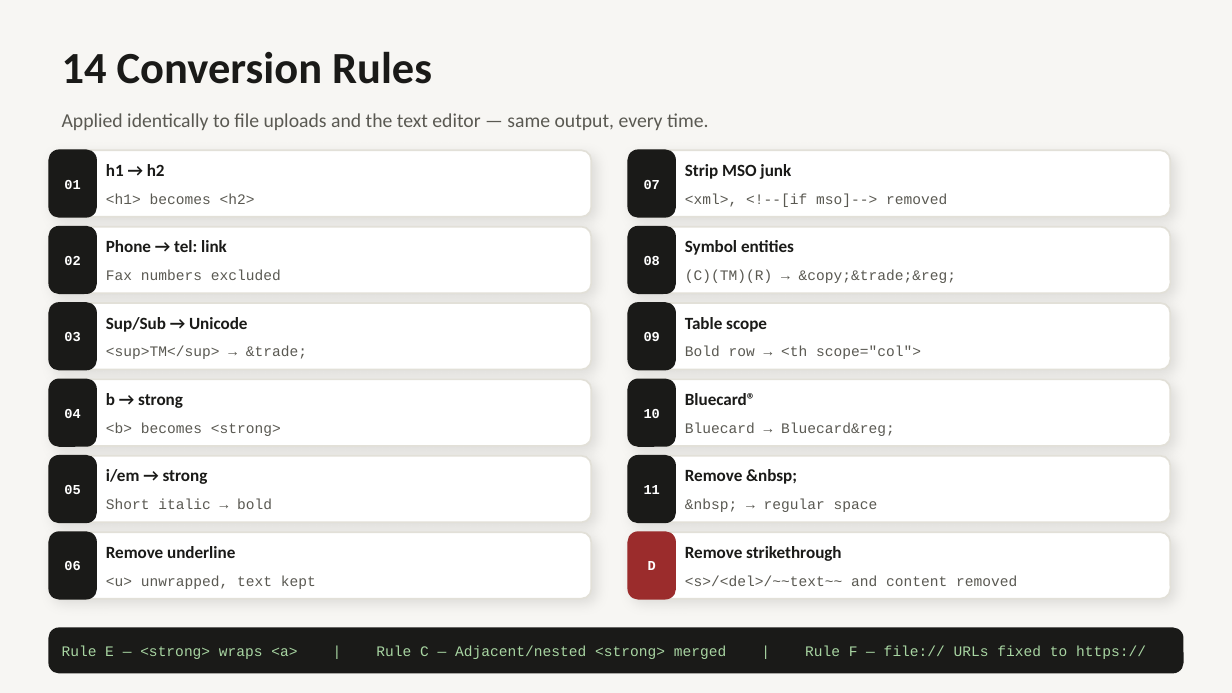
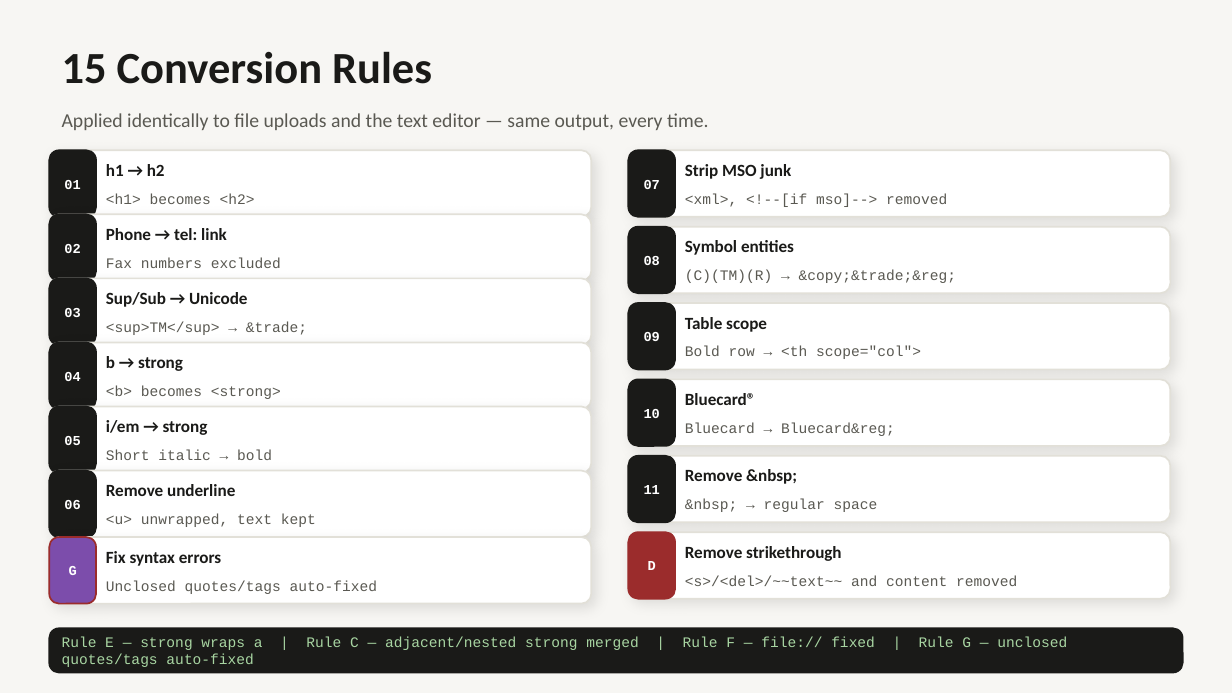
Before and after one commit to mckeyan2/docs-to-html-code, a slide deck: slide 4 of dochtml-demo.pptx. Drawn at 1232x693 pixels with LibreOffice and Linux fonts; fonts in the diff are those of the drawing. Boxes give left, top, right and bottom in pixels: in the first picture for what was removed or moved away, otherwise in the second. Text is boxed around its words. In the diff, an @@ line names an element or a change of style, - is before the commit and + after.

```diff
--- a/dochtml-demo.pptx
+++ b/dochtml-demo.pptx
@@ text at bbox=[62, 51, 432, 84]: text changed @@
-14 Conversion Rules
+15 Conversion Rules
@@ 2 rounded rectangles, 1 text: place and size @@
-2 rounded rectangles, 1 text at bbox=[49, 227, 591, 293]
+2 rounded rectangles, 1 text at bbox=[49, 214, 591, 281]
@@ text "Phone → tel: link": place and size @@
-text "Phone → tel: link" at bbox=[106, 240, 227, 252]
+text "Phone → tel: link" at bbox=[106, 228, 227, 240]
@@ text "Fax numbers excluded": place and size @@
-text "Fax numbers excluded" at bbox=[106, 269, 281, 280]
+text "Fax numbers excluded" at bbox=[106, 257, 281, 268]
@@ 3 texts, 2 rounded rectangles: place and size @@
-3 texts, 2 rounded rectangles at bbox=[49, 303, 591, 370]
+3 texts, 2 rounded rectangles at bbox=[49, 278, 591, 345]
@@ 3 texts, 2 rounded rectangles: place and size @@
-3 texts, 2 rounded rectangles at bbox=[49, 379, 591, 446]
+3 texts, 2 rounded rectangles at bbox=[49, 342, 591, 409]
@@ 3 texts, 2 rounded rectangles: place and size @@
-3 texts, 2 rounded rectangles at bbox=[49, 456, 591, 522]
+3 texts, 2 rounded rectangles at bbox=[49, 407, 591, 473]
@@ 3 texts, 2 rounded rectangles: place and size @@
-3 texts, 2 rounded rectangles at bbox=[49, 532, 591, 599]
+3 texts, 2 rounded rectangles at bbox=[49, 471, 591, 537]
@@ rounded rectangle added at bbox=[49, 537, 591, 604], fill #FFFFFF, outline #E2E0D8 1 pt @@
@@ rounded rectangle added at bbox=[49, 537, 96, 604], fill #7C4DAB, outline #9B2C2C 1 pt @@
@@ text added at bbox=[69, 566, 77, 575], 8 pt, text #FFFFFF, bold @@
+G
@@ text added at bbox=[106, 551, 221, 566], 10 pt, text #1A1A18, bold @@
+Fix syntax errors
@@ text added at bbox=[106, 580, 377, 594], 8.5 pt, text #5A5952 @@
+Unclosed quotes/tags auto-fixed
@@ text at bbox=[62, 636, 1067, 650]: text changed @@
-Rule E — <strong> wraps <a> | Rule C — Adjacent/nested <strong> merged | Rule F — file:// URLs fixed to https://
+Rule E — strong wraps a | Rule C — adjacent/nested strong merged | Rule F — file:// fixed | Rule G — unclosed quotes/tags auto-fixed
```
Also in this commit, not shown: 1 other slide changed, 1 other file.
